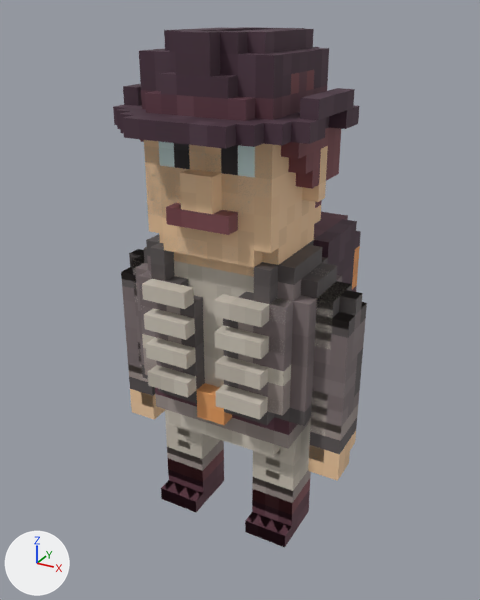
A saved change to the FBX model Assets/Art/SonojAnaidni/SonojAnaidni_animated.fbx.
Camera for both pictures: a 50 mm camera at (0.189, -0.334, 0.331) aimed at (-0.002, 0.013, 0.157). The lights are fixed; the arrows at lower left show +X, +Y and +Z. Where no turn or scale is listed for an object, it has been applied to the vertices.

Objects in the first picture: 'CHR_SonojAnaidni_rig:SonojAnaidni_Chest', 'CHR_SonojAnaidni_rig:SonojAnaidni_Hat', 'CHR_SonojAnaidni_rig:SonojAnaidni_Head', 'CHR_SonojAnaidni_rig:SonojAnaidni_arms', 'CHR_SonojAnaidni_rig:SonojAnaidni_bag', 'CHR_SonojAnaidni_rig:SonojAnaidni_legs', 'CHR_SonojAnaidni_rig:SonojAnaidni_skeleton_arms', 'CHR_SonojAnaidni_rig:SonojAnaidni_skeleton_chest', 'CHR_SonojAnaidni_rig:SonojAnaidni_skeleton_head', 'CHR_SonojAnaidni_rig:SonojAnaidni_skeleton_legs'.
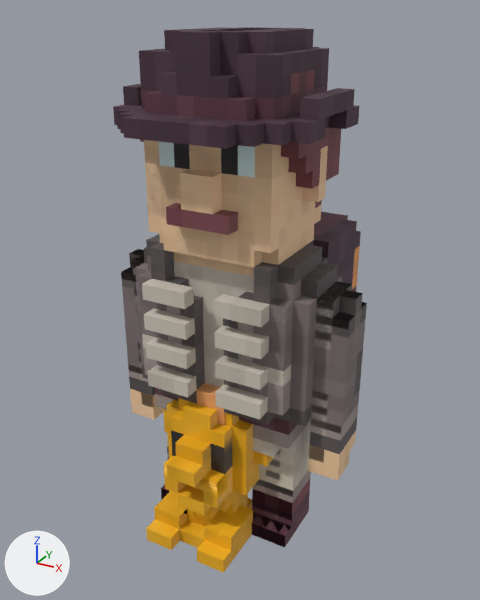
What differs and where, as boxes (x1, y1, x2, y2) in the pictures (480 x 600 px):
'Statue_complete', added (orange): after (146, 398, 273, 573)

Diff of the bpy script that builds the scene:
```diff
--- a/Assets/Art/SonojAnaidni/SonojAnaidni_animated.fbx.py
+++ b/Assets/Art/SonojAnaidni/SonojAnaidni_animated.fbx.py
@@ img_statue_complete_png @@
+img_statue_complete_png = load_image('Statue_complete.png', '../../Art_2/Materials/Statue_complete.png', 64, 64, 'sRGB')
@@ mat_statue_complete_material @@
+mat_statue_complete_material = principled_material('Statue_complete_material')
+mat_statue_complete_material.texture = img_statue_complete_png  # with its transparency
@@ me_mesh_1 @@
+me_mesh_1.from_pydata(...)  # 190 vertices, 150 faces; spans x -0.04..0.04, y -0.035..0.035, z -0.05..0.05
+me_mesh_1.materials.append(mat_statue_complete_material)  # picture img_statue_complete_png
@@ ob_statue_complete @@
+ob_statue_complete = bpy.data.objects.new('Statue_complete', me_mesh_1)
+ob_statue_complete.location = (-0.005, -0.0235, 0.05)
```
